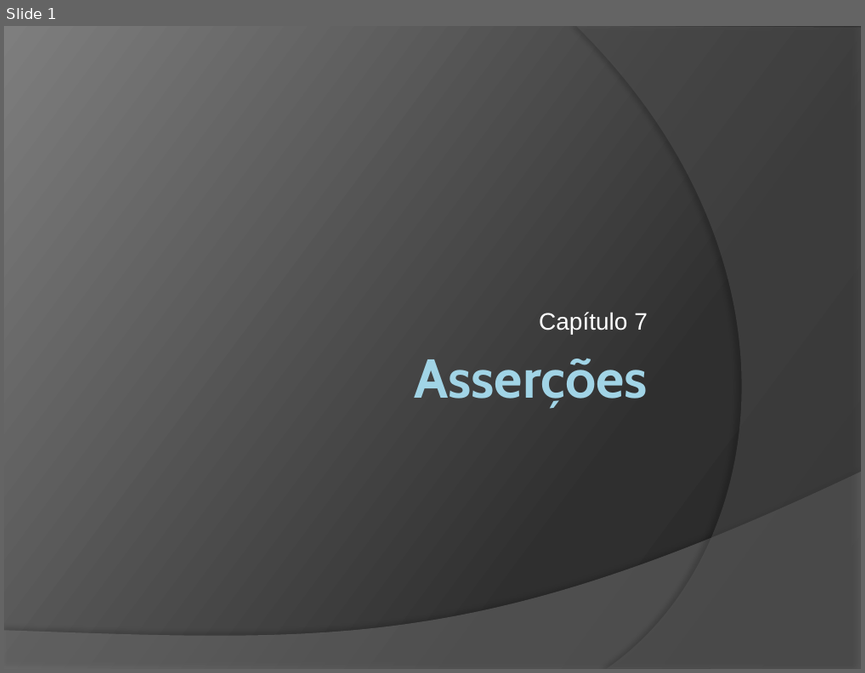
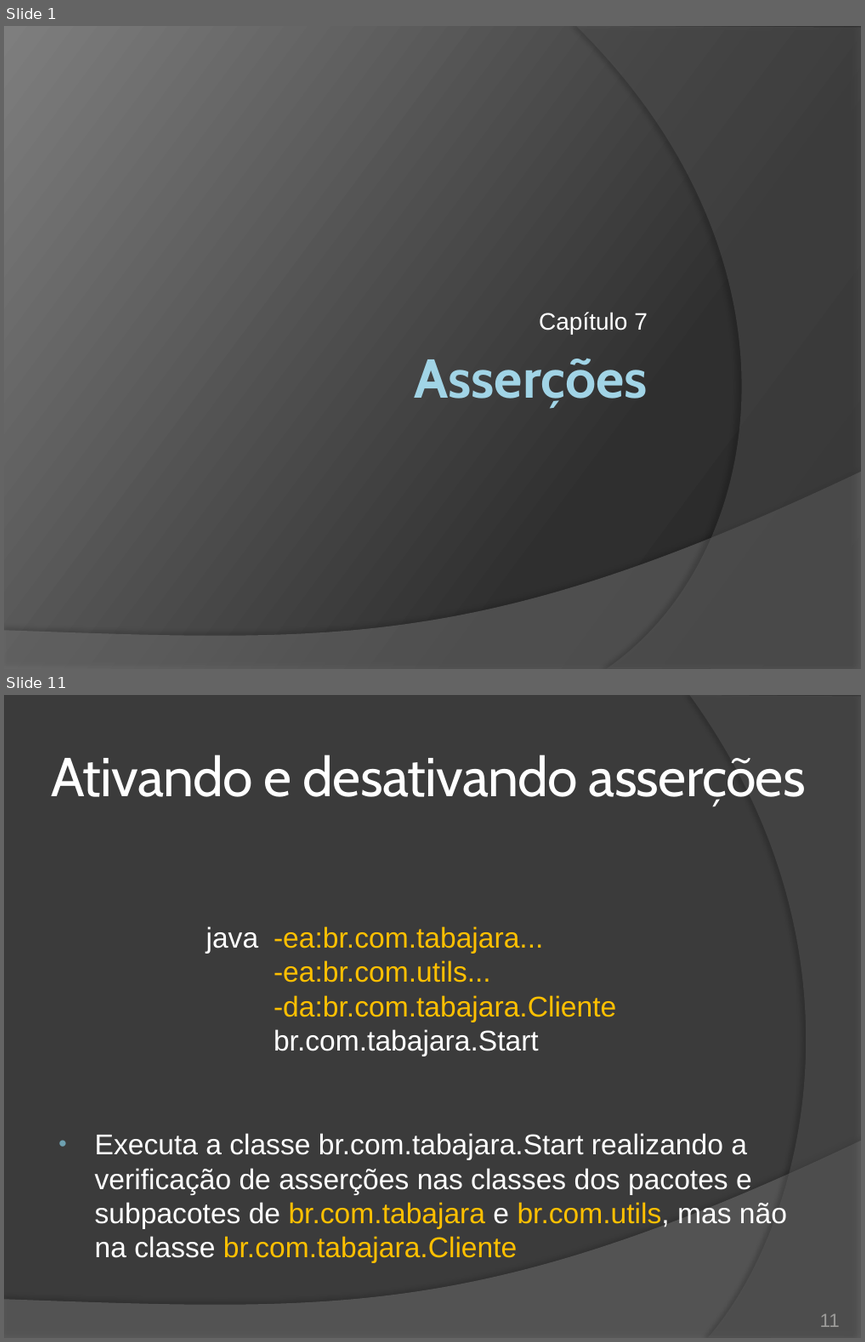
Before and after one commit to duchesqui/slzvieira-training, a slide deck: 2-Java-Programmer-Modulo-II/13.Capitulo07.pptx. Shown one above the other, each under a label of ours: slide 1 before the commit, slides 1 and 11 after it; the slides between them are not shown. The pictures are 865x673 and 865x1342 pixels, drawn with LibreOffice and Linux fonts; fonts in the diff are those of the drawing. Boxes give left, top, right and bottom in pixels: in the first picture for what was removed or moved away, otherwise in the second. Text is boxed around its words. In the diff, an @@ line names an element or a change of style, - is before the commit and + after.

Commit message:
Encerramento do capítulo 7 - asserções; Início do capítulo 8 - threads.

```diff
--- a/2-Java-Programmer-Modulo-II/13.Capitulo07.pptx
+++ b/2-Java-Programmer-Modulo-II/13.Capitulo07.pptx
@@ slide 11 added at (4, 695, 861, 1338), background #3B3B3B; not listed: 1 template element that a slide beside it also shows @@
@@ freeform shape added at (689, 695, 861, 1338), fill #5E5E5E at 40% opacity @@
@@ title added at (51, 755, 806, 807), 46 pt, text #FFFFFF @@
+Ativando e desativando asserções
@@ text added at (95, 926, 787, 1263), 24 pt, text #FFFFFF @@
+java -ea:br.com.tabajara...
+-ea:br.com.utils...
+-da:br.com.tabajara.Cliente
+br.com.tabajara.Start
+• Executa a classe br.com.tabajara.Start realizando a verificação de asserções nas classes dos pacotes e subpacotes de br.com.tabajara e br.com.utils, mas não na classe br.com.tabajara.Cliente
@@ page number added at (820, 1314, 840, 1327), 16 pt, text #9D9B9A @@
+11
```
Also in this commit, not shown: 4 slides changed, 6 other slides added, 2 slides removed, 2 other files.
